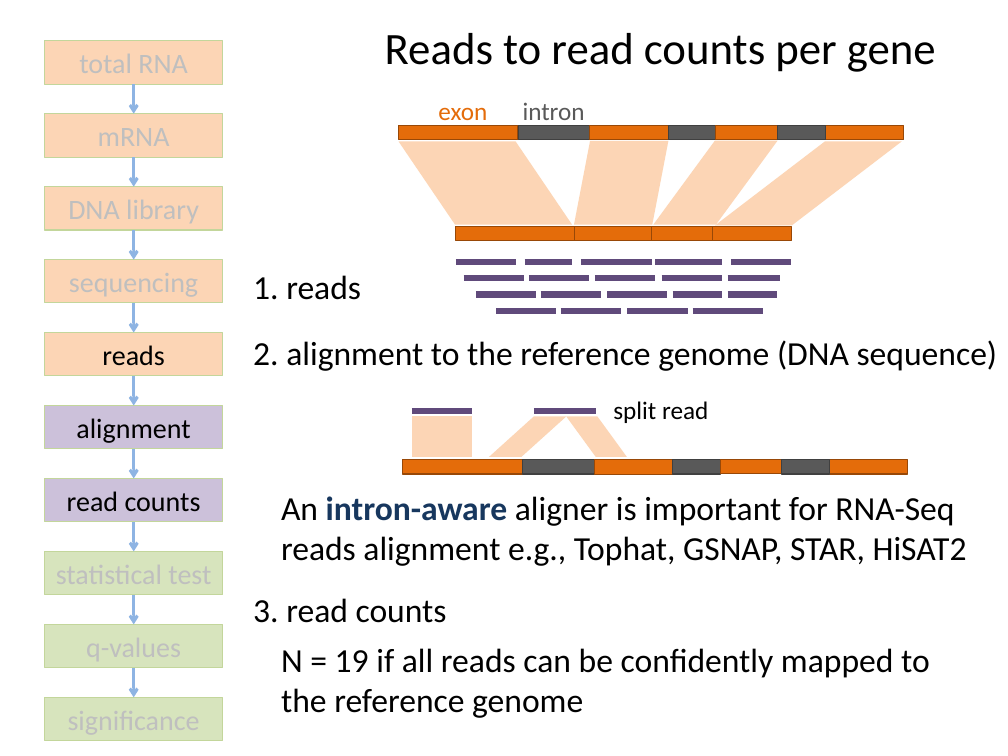
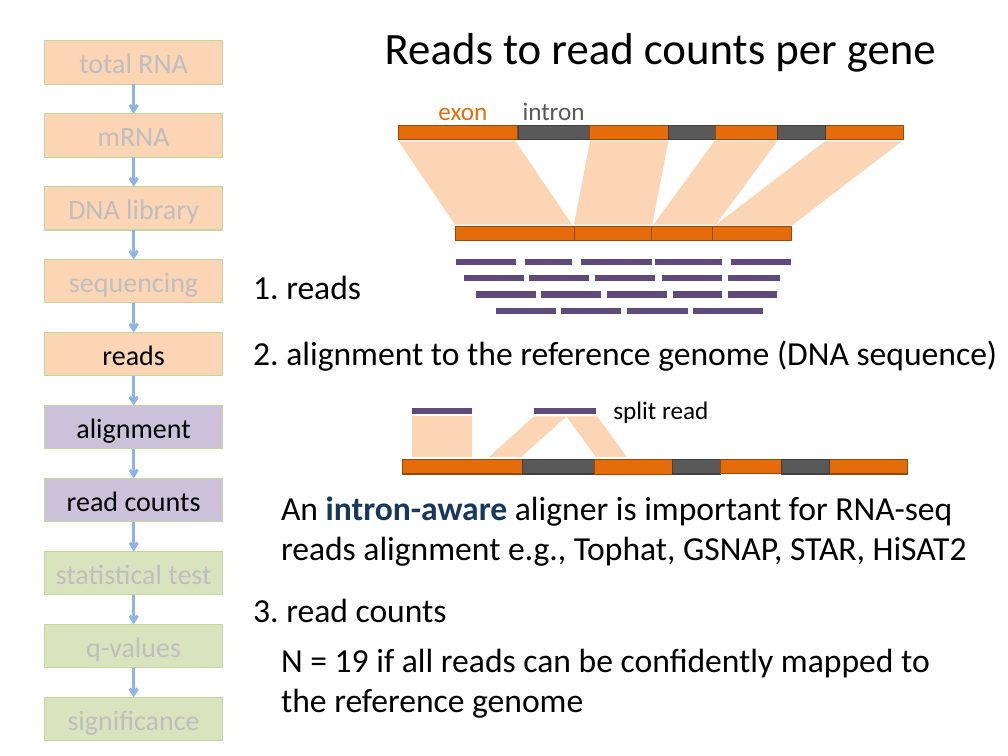
Before and after one commit to liu3zhenlab/teaching, a slide deck: slide 7 of PLPTH813Bioinformatis/2023/lectures/lecture16_DE.pptx. Drawn at 1008x756 pixels with LibreOffice and Linux fonts; fonts in the diff are those of the drawing. Boxes give left, top, right and bottom in pixels: in the first picture for what was removed or moved away, otherwise in the second. Text is boxed around its words. In the diff, an @@ line names an element or a change of style, - is before the commit and + after.

```diff
--- a/PLPTH813Bioinformatis/2023/lectures/lecture16_DE.pptx
+++ b/PLPTH813Bioinformatis/2023/lectures/lecture16_DE.pptx
@@ text at (281,496,967,566): text changed @@
-An intron-aware aligner is important for RNA-Seq reads alignment e.g., Tophat, GSNAP, STAR, HiSAT2
+An intron-aware aligner is important for RNA-seq reads alignment e.g., Tophat, GSNAP, STAR, HiSAT2
```
Also in this commit, not shown: 14 other slides changed, 1 slide added, 4 other files.
